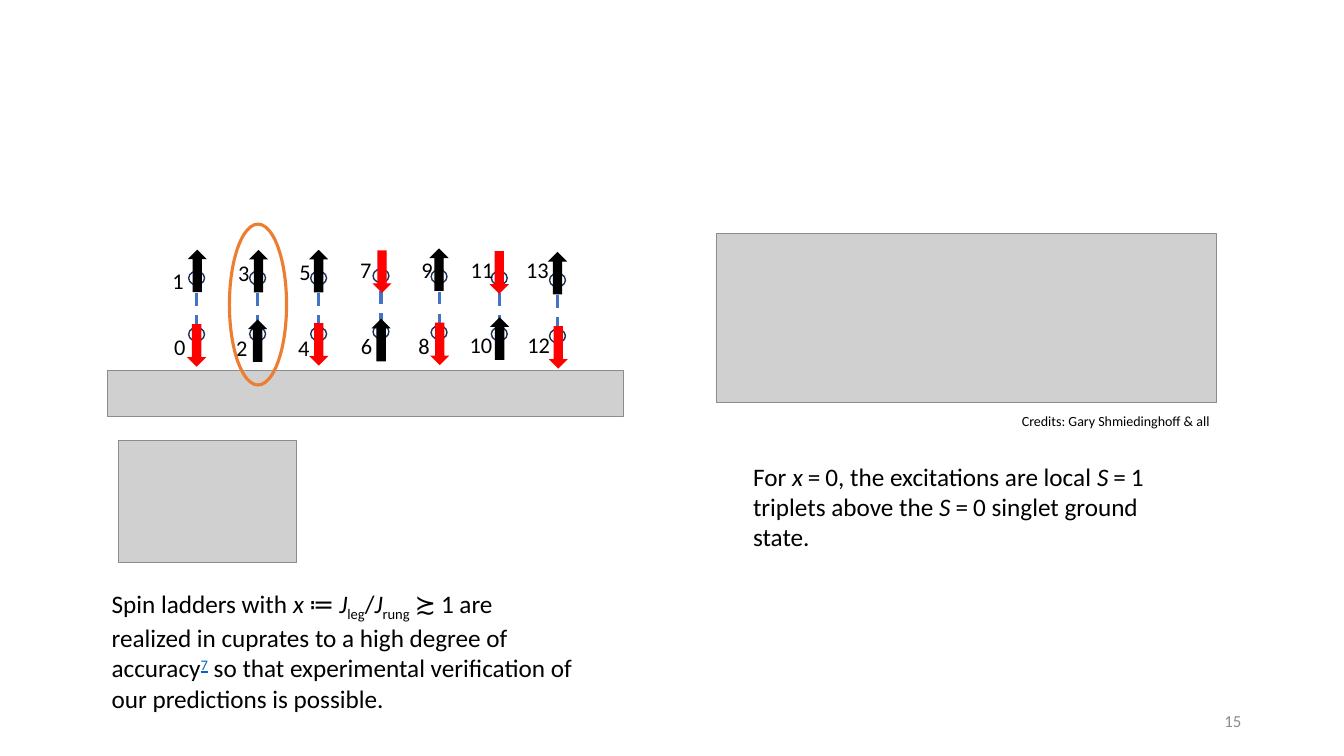
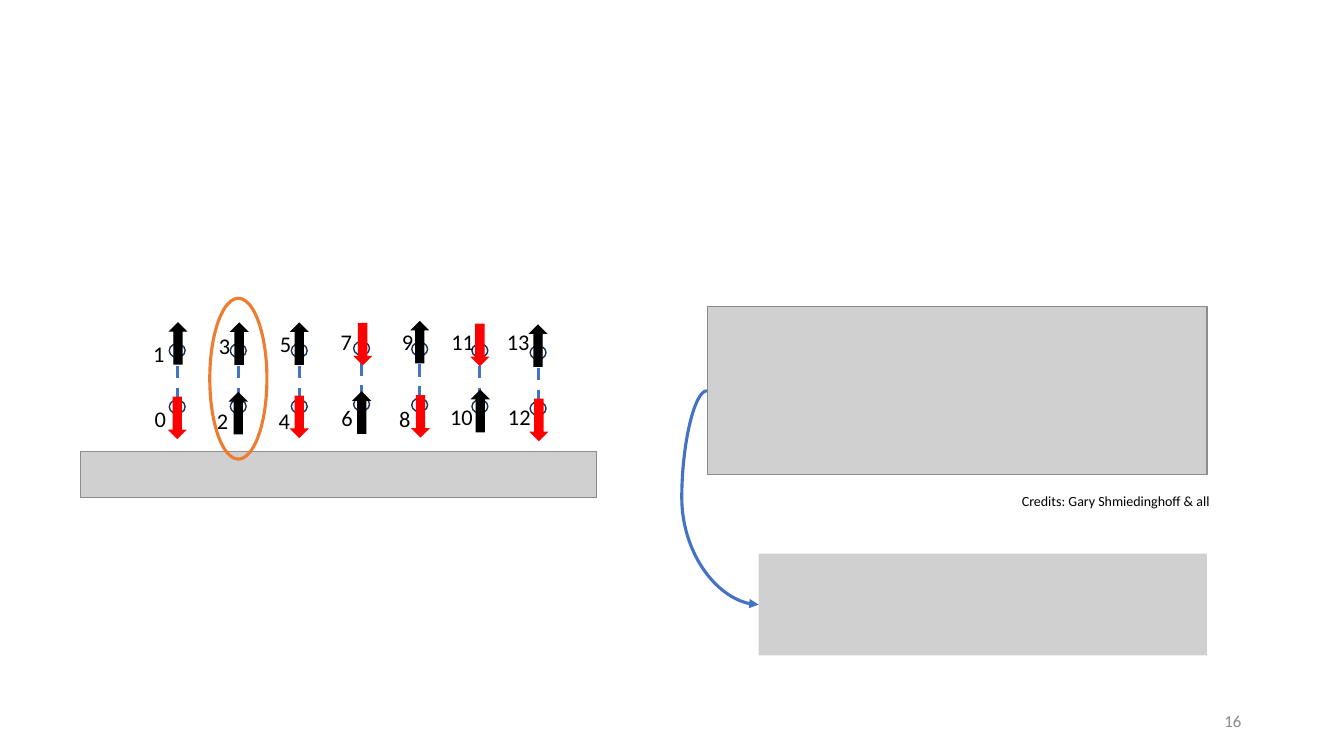
Before and after one commit to davidebernocco/Manybody_physics_project, a slide deck: slide 16 of Ladder_Heisemberg_presentation.pptx (slide 15 before the commit). Drawn at 1344x756 pixels with LibreOffice and Linux fonts; fonts in the diff are those of the drawing; grey boxes stand for pictures. Boxes give left, top, right and bottom in pixels: in the first picture for what was removed or moved away, otherwise in the second. Text is boxed around its words. In the diff, an @@ line names an element or a change of style, - is before the commit and + after.

```diff
--- a/Ladder_Heisemberg_presentation.pptx
+++ b/Ladder_Heisemberg_presentation.pptx
@@ 8 ellipses, 7 texts, 7 right arrows, 7 lines: place and size @@
-8 ellipses, 7 texts, 7 right arrows, 7 lines at bbox=[172, 224, 567, 385]
+8 ellipses, 7 texts, 7 right arrows, 7 lines at bbox=[153, 298, 547, 460]
@@ 7 texts, 7 ellipses, 7 right arrows: place and size @@
-7 texts, 7 ellipses, 7 right arrows at bbox=[174, 250, 566, 362]
+7 texts, 7 ellipses, 7 right arrows at bbox=[155, 322, 547, 435]
@@ picture: place and size @@
-picture at bbox=[717, 234, 1217, 402]
+picture at bbox=[707, 307, 1207, 475]
@@ curved arrow added from (707, 391) to (759, 605), #4472C4 2.25 pt @@
@@ picture removed at bbox=[119, 441, 297, 563] @@
@@ picture: place and size @@
-picture at bbox=[108, 370, 624, 416]
+picture at bbox=[81, 452, 597, 498]
@@ text removed at bbox=[753, 468, 1144, 547] @@
-For x = 0, the excitations are local S = 1 triplets above the S = 0 singlet ground state.
@@ text "Credits: Gary Shmiedinghoff & all": place and size @@
-text "Credits: Gary Shmiedinghoff & all" at bbox=[1022, 416, 1209, 429]
+text "Credits: Gary Shmiedinghoff & all" at bbox=[1022, 496, 1209, 509]
@@ picture added at bbox=[759, 554, 1208, 655] @@
@@ text removed at bbox=[112, 595, 572, 712] @@
-Spin ladders with x ≔ Jleg/Jrung ≿ 1 are realized in cuprates to a high degree of accuracy7 so that experimental verification of our predictions is possible.
@@ page number at bbox=[1224, 716, 1241, 727]: text changed @@
-15
+16
```
Also in this commit, not shown: 4 other slides changed, 4 slides added, 2 slides removed, 5 other files.
